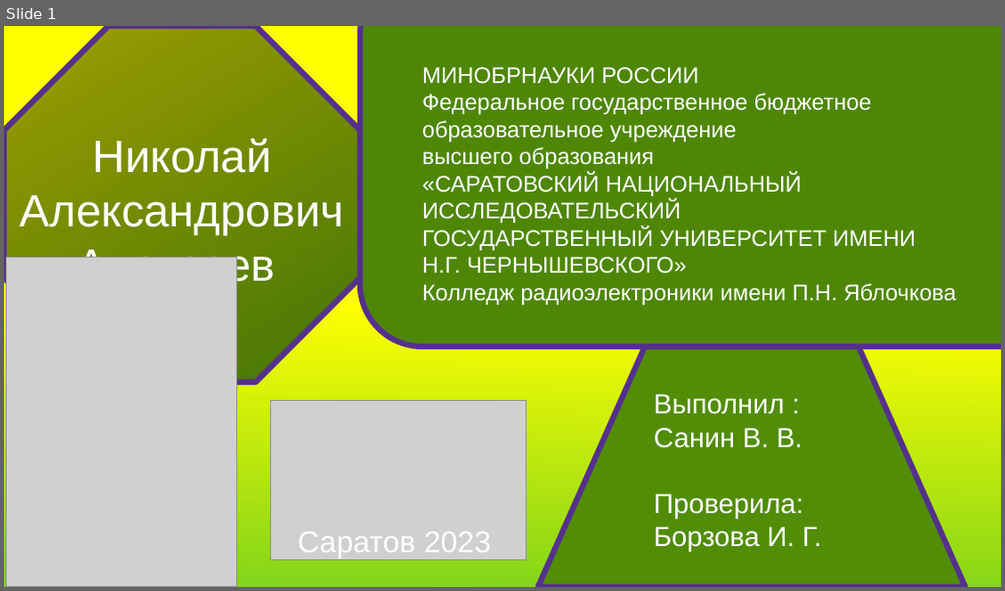
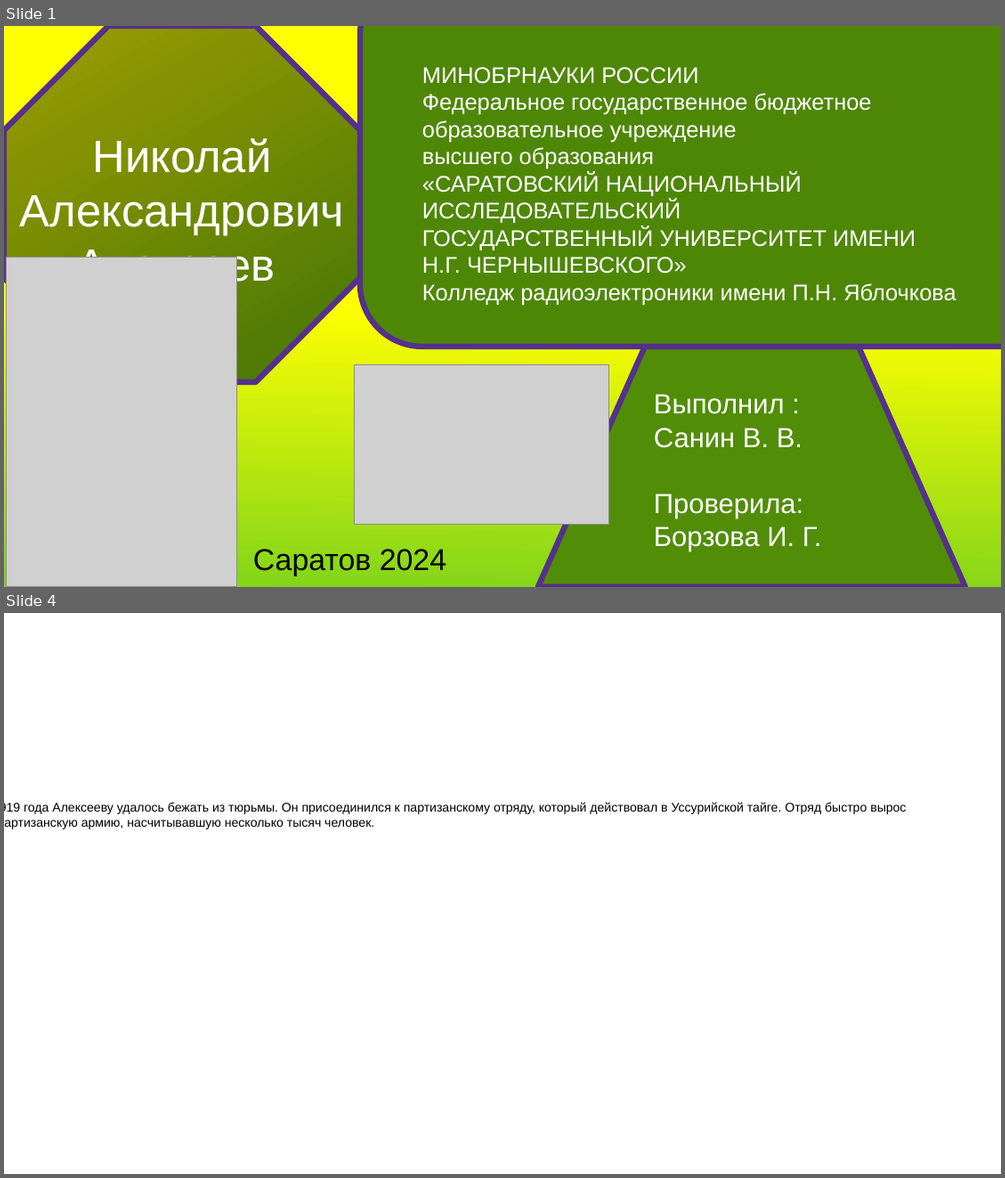
Before and after one commit to Vladsanin777/histori, a slide deck: Без имени 1.odp. Shown one above the other, each under a label of ours: slide 1 before the commit, slides 1 and 4 after it; the slides between them are not shown. The pictures are 1005x591 and 1005x1178 pixels, drawn with LibreOffice and Linux fonts; fonts in the diff are those of the drawing; grey boxes stand for pictures. Boxes give left, top, right and bottom in pixels: in the first picture for what was removed or moved away, otherwise in the second. Text is boxed around its words. In the diff, an @@ line names an element or a change of style, - is before the commit and + after.

```diff
--- a/Без имени 1.odp
+++ b/Без имени 1.odp
@@ slide 4 added at (4, 613, 1001, 1174), background #FFFFFF @@
@@ text added at (4, 802, 906, 829), 10 pt, text #000000 @@
+В январе 1919 года Алексееву удалось бежать из тюрьмы. Он присоединился к партизанскому отряду, который действовал в Уссурийской тайге. Отряд быстро вырос в крупную партизанскую армию, насчитывавшую несколько тысяч человек.
@@ slide 1 changed as well @@
@@ picture: place and size @@
-picture at (271, 401, 526, 561)
+picture at (354, 364, 609, 524)
@@ text at (253, 548, 446, 575): text changed; text colour #FFFFFF to #000000 @@
-Саратов 2023
+Саратов 2024
```
Also in this commit, not shown: 14 other slides added, 5 slides removed, 1 other file.
